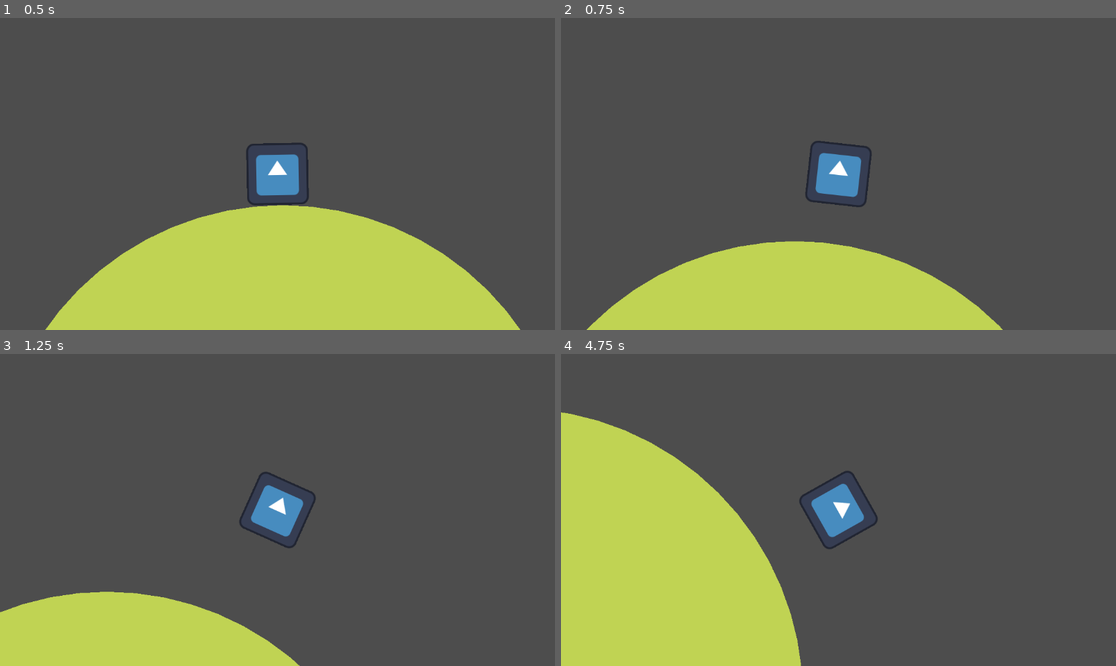
Above: before the commit, frames 1-4 (two rows, left to right).
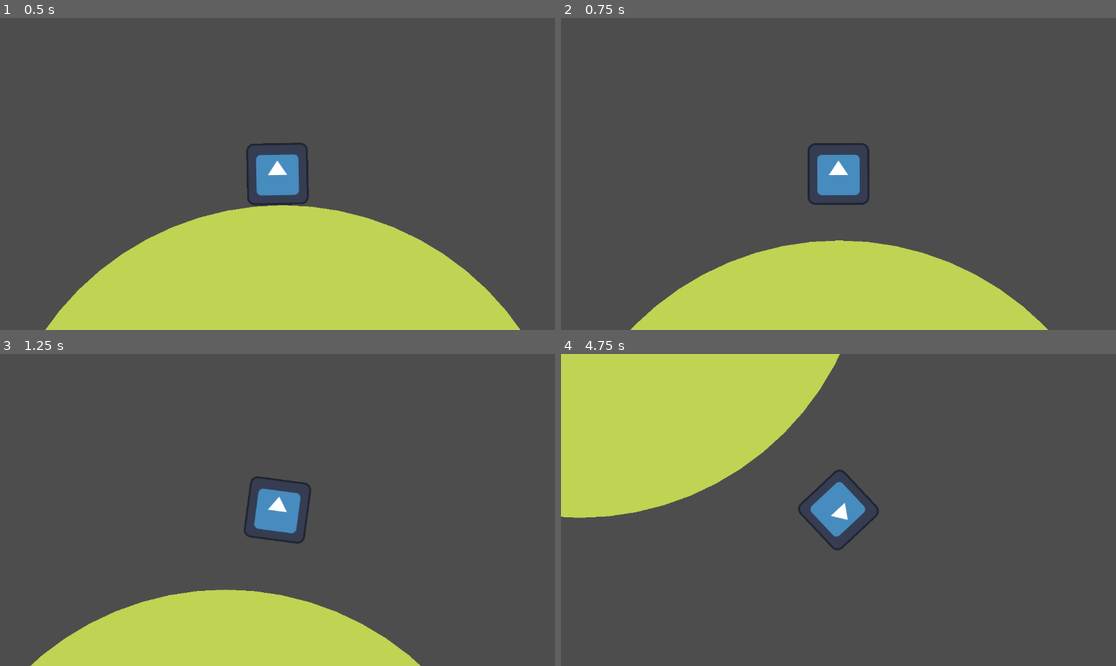
Above: after the commit, the same moments.

Repository: Enzo-Nacly/Dust
Game: Godot game, scene res://assets/game/main.tscn
Two runs of this game, one before a commit and one after it. Both use one fixed random seed, a clock stepped at 60 frames per second and the inputs below. The engine's default icon, where the game draws it, is replaced by a stand-in: a white triangle on a blue panel in a dark square.
Inputs:
- Up to frame 1 (0.5 s): no input
- Up to frame 2 (0.75 s): tap Enter (ui_accept) at 0.5 s; hold Right (ui_right) from 0.53 s (still down)
- Up to frame 3 (1.25 s): keep holding Right (ui_right); tap Enter (ui_accept) at 0.77 s
- Up to frame 4 (4.75 s): tap Enter (ui_accept) at 1.52, 3.02, 3.77, 4.52 s; release Right (ui_right) at 2.03 s; hold Left (ui_left) 2.03-2.78 s; hold Right (ui_right) 2.78-4.28 s; hold Left (ui_left) from 4.28 s (still down)

Frame 1 is identical in both runs. In frame 2, 5.1% of the frame differs, in the area x 4-88%, y 39-100%; in frame 3, 9.3%; in frame 4, 34%, in the area x 0-58%, y 0-100%.

Commit message:
aceleração implementada ao movement_component (mas foi projetado para o player!!!)

Diff:
--- a/assets/entities/player.tscn
+++ b/assets/entities/player.tscn
@@ -23,6 +23,7 @@
 [node name="Components" type="Node" parent="." unique_id=813608034]
 
 [node name="Movement_Componet" parent="Components" unique_id=501626970 instance=ExtResource("3_gdgnb")]
+proporcao_velocidade = 6.0
 
 [node name="Rotation_Component" parent="Components" unique_id=1188201077 instance=ExtResource("4_06akj")]
 
--- a/scripts/movement_componet.gd
+++ b/scripts/movement_componet.gd
@@ -1,11 +1,12 @@
 class_name MovementComponent
 extends Node
 
-@export var velocidade : float = 5.0
+@export var proporcao_velocidade : float = 5.0
 
 const VELOCIDADE_ANGULAR : float = 1.0/30.0
 const MULTIPLICADOR_VELOCIDADE : float = 10**2
-const INTENSIDADE_ATRITO : float = 500.0
+const ATRITO : float = 500.0
+const ACELERACAO : float = 10**3/2.0
 
 var entidade : CharacterBody2D
 
@@ -21,28 +22,31 @@
 		return
 
 	if direcao != 0.0:
-		aplicar_movimento(direcao)
+		aplicar_aceleracao(delta, direcao)
 
-	if entidade.is_on_floor():
-		aplicar_atrito(delta)
+	elif entidade.is_on_floor():
+		var modulo_velocidade_lateral : float = entidade.velocity.dot(entidade.transform.x)
+		if modulo_velocidade_lateral != 0.0:
+			aplicar_atrito(delta)
 
 
-func aplicar_movimento(direcao : float) -> void:
-	var incremento_velocidade : float = direcao * velocidade * MULTIPLICADOR_VELOCIDADE
-	var nova_velocidade_lateral : Vector2 = entidade.transform.x * incremento_velocidade
-
+func aplicar_aceleracao(delta : float, direcao : float) -> void:
 	var modulo_velocidade_lateral : float = entidade.velocity.dot(entidade.transform.x)
 	var velocidade_lateral : Vector2 = entidade.transform.x * modulo_velocidade_lateral
 
+	var modulo_velocidade : float = direcao * proporcao_velocidade * MULTIPLICADOR_VELOCIDADE
+	var modulo_velocidade_lateral_acelerada : float = move_toward(modulo_velocidade_lateral, modulo_velocidade, ACELERACAO * delta)
+	var velocidade_lateral_acelerada : Vector2 = entidade.transform.x * modulo_velocidade_lateral_acelerada
+
 	entidade.velocity -= velocidade_lateral
-	entidade.velocity += nova_velocidade_lateral
+	entidade.velocity += velocidade_lateral_acelerada
 
 
 func aplicar_atrito(delta : float) -> void:
 	var modulo_velocidade_lateral : float = entidade.velocity.dot(entidade.transform.x)
 	var velocidade_lateral : Vector2 = entidade.transform.x * modulo_velocidade_lateral
 
-	var modulo_velocidade_lateral_atritada : float = move_toward(modulo_velocidade_lateral, 0, INTENSIDADE_ATRITO * delta)
+	var modulo_velocidade_lateral_atritada : float = move_toward(modulo_velocidade_lateral, 0, ATRITO * delta)
 	var velocidade_lateral_atritada : Vector2 = entidade.transform.x * modulo_velocidade_lateral_atritada
 
 	entidade.velocity -= velocidade_lateral
